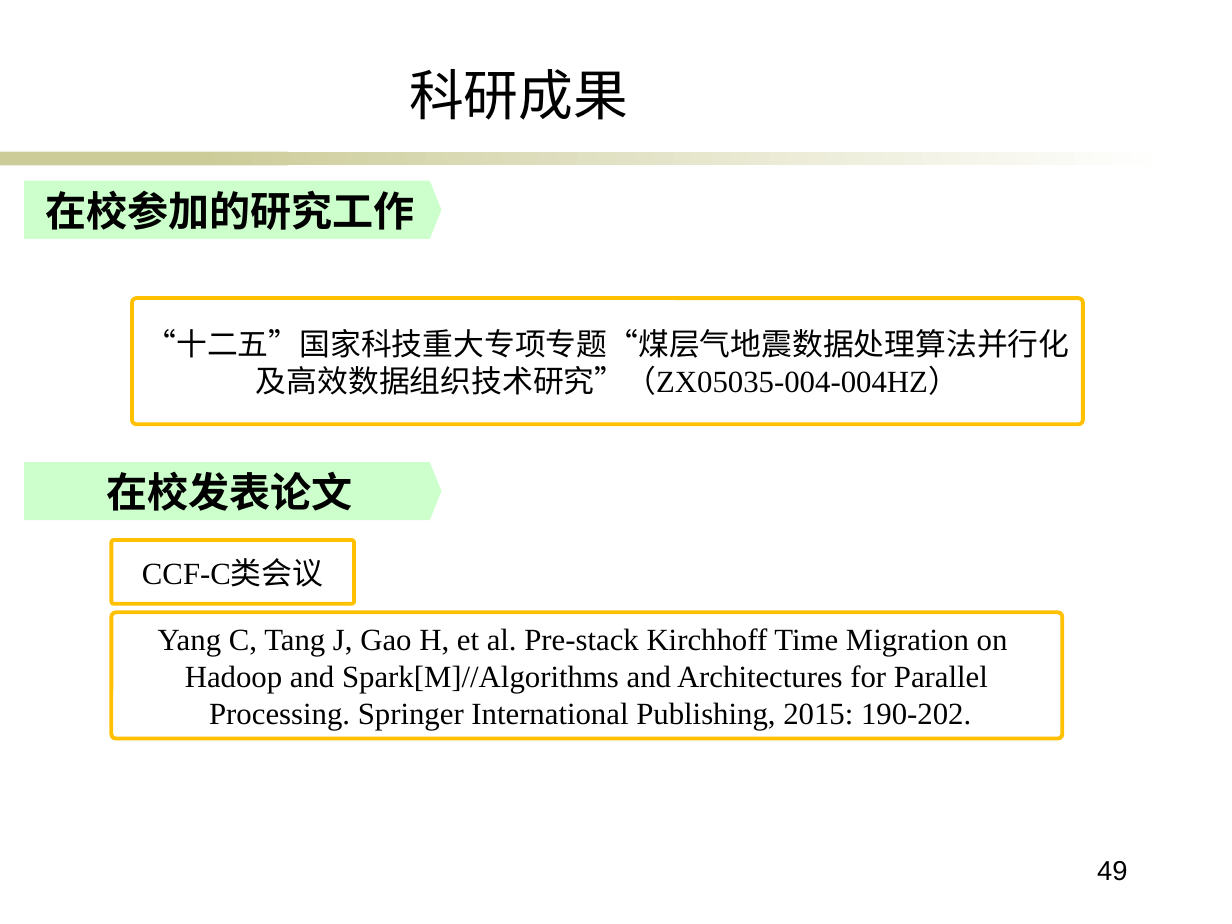
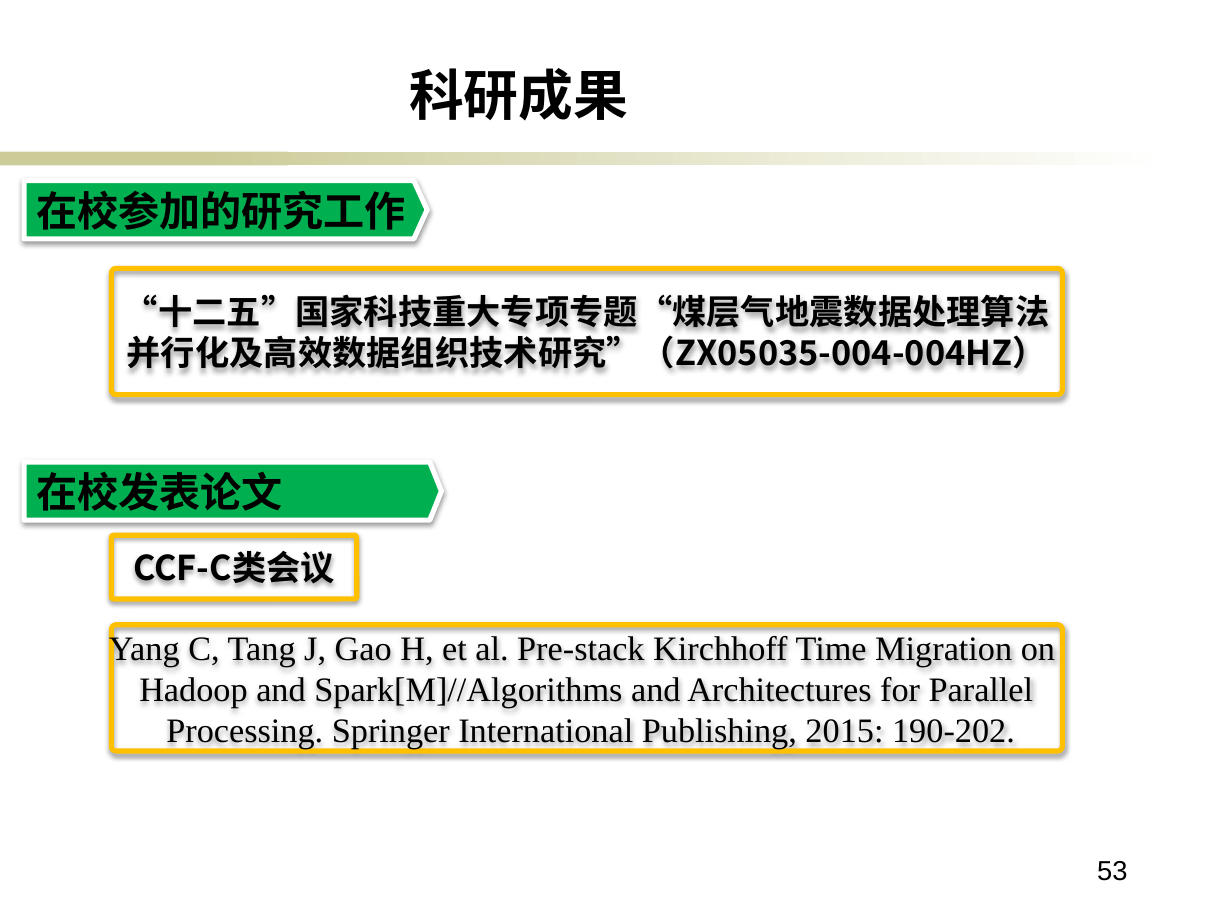
Before and after one commit to ericsonyc/paper, a slide deck: slide 53 of 毕业答辩.pptx (slide 49 before the commit). Drawn at 1232x924 pixels with LibreOffice and Linux fonts; fonts in the diff are those of the drawing; background and template pictures are left out. Boxes give left, top, right and bottom in pixels: in the first picture for what was removed or moved away, otherwise in the second. Text is boxed around its words. In the diff, an @@ line names an element or a change of style, - is before the commit and + after.

```diff
--- a/毕业答辩.pptx
+++ b/毕业答辩.pptx
@@ text "科研成果" at [409,68,628,121]: bold on @@
@@ pentagon arrow "在校参加的研究工作": place and size @@
-pentagon arrow "在校参加的研究工作" at [25,181,442,239]
+pentagon arrow "在校参加的研究工作" at [25,181,428,239]
@@ pentagon arrow "在校参加的研究工作" at [25,181,428,239]: alignment centre to left; fill #CCFFCC to #00B050; outline none to #FFFFFF 3 pt; shadow on; proportions changed @@
@@ rounded rectangle "“十二五”国家科技重大专项专题“煤层气地震数据处理算法": place and size @@
-rounded rectangle "“十二五”国家科技重大专项专题“煤层气地震数据处理算法" at [132,298,1083,424]
+rounded rectangle "“十二五”国家科技重大专项专题“煤层气地震数据处理算法" at [111,269,1062,394]
@@ rounded rectangle "“十二五”国家科技重大专项专题“煤层气地震数据处理算法" at [111,269,1062,394]: outline #FFC000 2.24 pt to #FFC000 3 pt; shadow on @@
@@ text in rounded rectangle at [124,290,1049,369]: text changed; size 18 to 20 pt; font Times New Roman to Noto Sans CJK SC; bold on @@
-“十二五”国家科技重大专项专题“煤层气地震数据处理算法并行化
-及高效数据组织技术研究”（ZX05035-004-004HZ）
+“十二五”国家科技重大专项专题“煤层气地震数据处理算法
+并行化及高效数据组织技术研究”（ZX05035-004-004HZ）
@@ pentagon arrow "在校发表论文" at [25,462,442,520]: alignment centre to left; fill #CCFFCC to #00B050; outline none to #FFFFFF 3 pt; shadow on @@
@@ rounded rectangle "CCF-C类会议": place and size @@
-rounded rectangle "CCF-C类会议" at [111,540,354,604]
+rounded rectangle "CCF-C类会议" at [111,535,356,599]
@@ rounded rectangle "CCF-C类会议" at [111,535,356,599]: size 18 to 20 pt, font Times New Roman to Noto Sans CJK SC, bold on; outline #FFC000 2.24 pt to #FFC000 3 pt; shadow on @@
@@ rounded rectangle "Yang C, Tang J, Gao ...": place and size @@
-rounded rectangle "Yang C, Tang J, Gao ..." at [111,612,1062,738]
+rounded rectangle "Yang C, Tang J, Gao ..." at [111,625,1062,750]
@@ rounded rectangle "Yang C, Tang J, Gao ..." at [111,625,1062,750]: size 18 to 20 pt; outline #FFC000 2.24 pt to #FFC000 3 pt; shadow on @@
@@ page number at [1097,861,1127,881]: text changed @@
-49
+53
```
Also in this commit, not shown: 15 other slides changed, 5 slides added, 2 slides removed, 2 other files.
